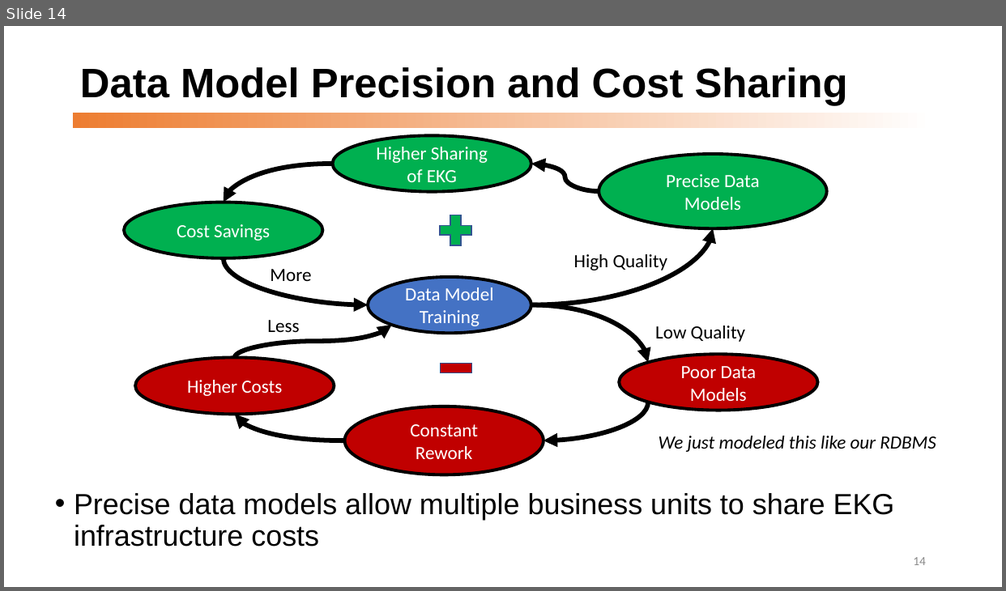
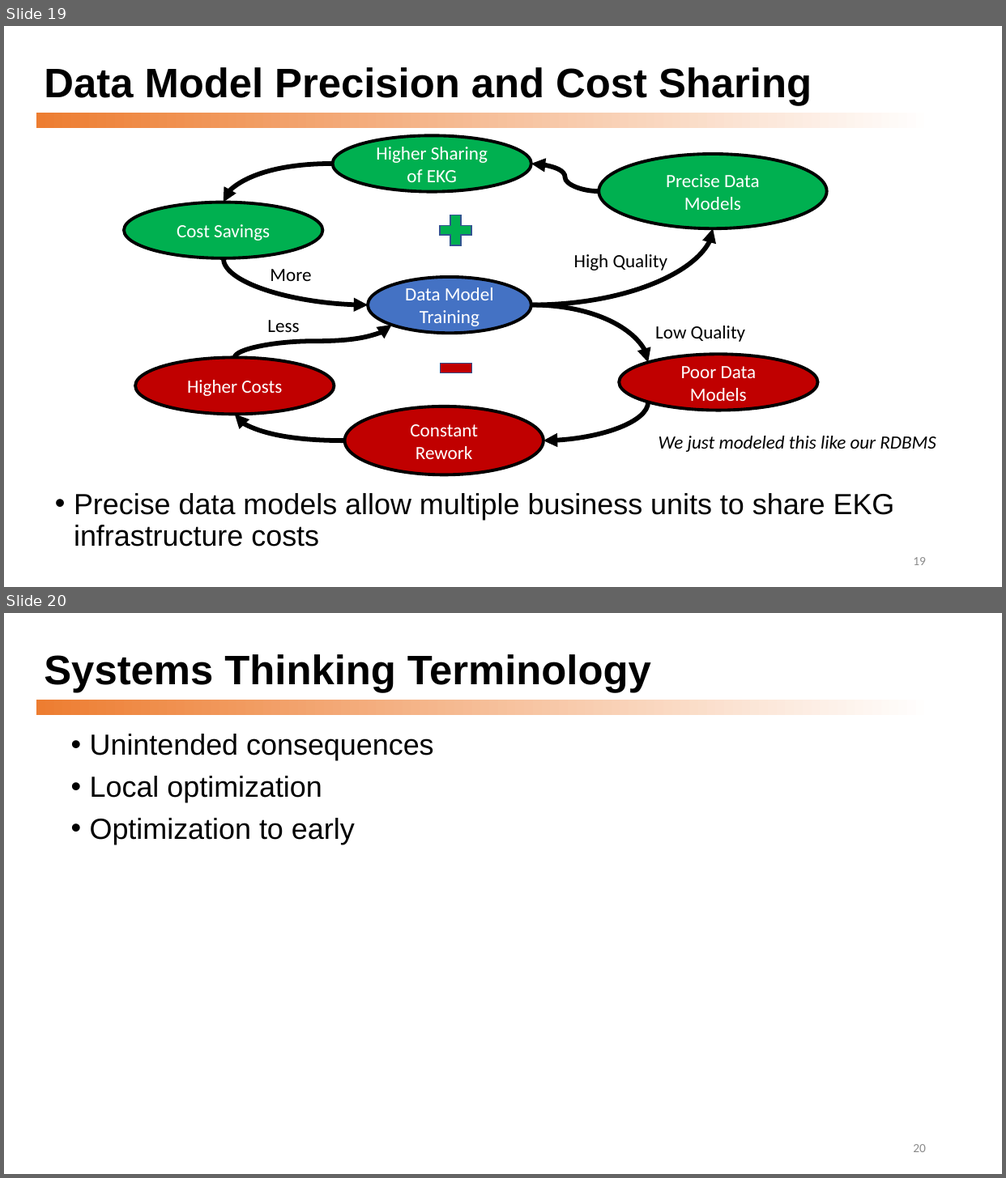
Before and after one commit to dmccreary/graph-systems-thinking, a slide deck: docs/presentations/Graph-Systems-Thinking-Half-Day-Workshop.pptx. Shown one above the other, each under a label of ours: slide 14 before the commit, slides 19 and 20 after it. The pictures are 1006x591 and 1006x1178 pixels, drawn with LibreOffice and Linux fonts; fonts in the diff are those of the drawing. Boxes give left, top, right and bottom in pixels: in the first picture for what was removed or moved away, otherwise in the second. Text is boxed around its words. In the diff, an @@ line names an element or a change of style, - is before the commit and + after.

```diff
--- a/docs/presentations/Graph-Systems-Thinking-Half-Day-Workshop.pptx
+++ b/docs/presentations/Graph-Systems-Thinking-Half-Day-Workshop.pptx
@@ slide 20 added at (4,613,1002,1174), background #FFFFFF; not listed: 1 template element that a slide beside it also shows @@
@@ title added at (44,654,651,692), 39.6 pt, text #000000, bold @@
+Systems Thinking Terminology
@@ text added at (90,734,434,845), 28 pt, text #000000 @@
+• Unintended consequences
+• Local optimization
+• Optimization to early
@@ page number added at (913,1144,926,1152), 12 pt, text #8C8C8C @@
+20
@@ what was slide 14 is now slide 19 @@
@@ slide 19 changed as well @@
@@ title "Data Model Precision and Cost ...": place and size @@
-title "Data Model Precision and Cost ..." at (80,67,848,105)
+title "Data Model Precision and Cost ..." at (44,67,812,105)
@@ rectangle: place and size @@
-rectangle at (73,113,934,128)
+rectangle at (36,113,933,128)
@@ page number at (913,557,926,565): text changed @@
-14
+19
```
Also in this commit, not shown: 13 other slides changed, 5 other slides added, 1 other file.
